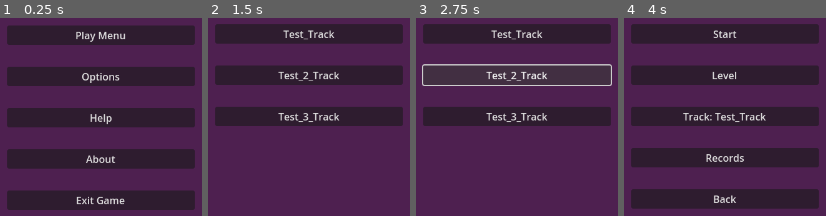
Above: before the commit, frames 1-4 (left to right).
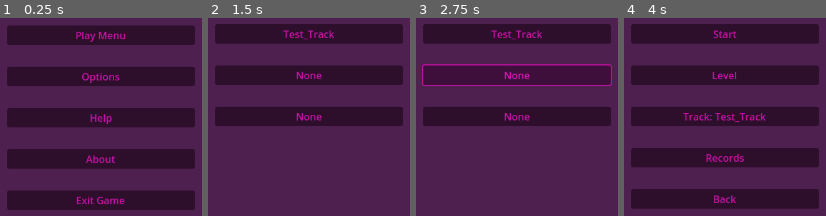
Above: after the commit, the same moments.

Repository: gostok/GDGY-1.0-
Game: Godot game, scene res://all_scenes/menu_scenes/main_menu/main_menu.tscn
Same seed, same stepped clock (60 frames per second), same inputs: the game is played once before the commit and once after it.
Inputs:
- Up to frame 1 (0.25 s): no input
- Up to frame 2 (1.5 s): click "Play Menu" at 0.5 s; click "Track" at 1.25 s
- Up to frame 3 (2.75 s): click "Test_2_Track" (after the commit: "None") at 2 s
- Up to frame 4 (4 s): click "Test_3_Track" (after the commit: "None") at 2.75 s; click "Test_Track" at 3.5 s

The runs differ from the first frame. In frame 1, 2.4% of the frame differs, in the area x 37-63%, y 6-95%; in frame 2, 2.3%; in frame 3, 12%, in the area x 2-98%, y 6-53%; in frame 4, 2.3%.
Error in both runs: Invalid type in function '_show_tracks_for_level' in base 'CanvasLayer (track_menu.gd)'. Cannot convert argument 1 from Nil to String. (res://all_scenes/menu_s…

Commit message:
updated all menu scenes

Diff:
--- a/all_scenes/menu_scenes/main_menu/main_menu.gd
+++ b/all_scenes/menu_scenes/main_menu/main_menu.gd
@@ -7,3 +7,7 @@
 
 func _on_exit_game_bt_pressed() -> void:
 	get_tree().quit()
+
+
+func _on_options_bt_pressed() -> void:
+	get_tree().change_scene_to_file("res://all_scenes/menu_scenes/main_menu/options_menu/options_menu.tscn")
--- a/all_scenes/menu_scenes/main_menu/main_menu.tscn
+++ b/all_scenes/menu_scenes/main_menu/main_menu.tscn
@@ -25,25 +25,32 @@
 alignment = 1
 
 [node name="Play_menu_bt" type="Button" parent="MarginContainer/VBoxContainer"]
+self_modulate = Color(0.898039, 0.0823529, 0.74902, 1)
+texture_filter = 1
 layout_mode = 2
 text = "Play Menu"
 icon_alignment = 1
 
 [node name="Options_bt" type="Button" parent="MarginContainer/VBoxContainer"]
+self_modulate = Color(0.898039, 0.0823529, 0.74902, 1)
 layout_mode = 2
 text = "Options"
 
 [node name="Help_bt" type="Button" parent="MarginContainer/VBoxContainer"]
+self_modulate = Color(0.898039, 0.0823529, 0.74902, 1)
 layout_mode = 2
 text = "Help"
 
 [node name="About_bt" type="Button" parent="MarginContainer/VBoxContainer"]
+self_modulate = Color(0.898039, 0.0823529, 0.74902, 1)
 layout_mode = 2
 text = "About"
 
 [node name="Exit_game_bt" type="Button" parent="MarginContainer/VBoxContainer"]
+self_modulate = Color(0.898039, 0.0823529, 0.74902, 1)
 layout_mode = 2
 text = "Exit Game"
 
 [connection signal="pressed" from="MarginContainer/VBoxContainer/Play_menu_bt" to="." method="_on_play_menu_bt_pressed"]
+[connection signal="pressed" from="MarginContainer/VBoxContainer/Options_bt" to="." method="_on_options_bt_pressed"]
 [connection signal="pressed" from="MarginContainer/VBoxContainer/Exit_game_bt" to="." method="_on_exit_game_bt_pressed"]
--- /dev/null
+++ b/all_scenes/menu_scenes/main_menu/options_menu/options_menu.gd
@@ -0,0 +1,5 @@
+extends CanvasLayer
+
+
+func _on_back_bt_pressed() -> void:
+	get_tree().change_scene_to_file("res://all_scenes/menu_scenes/main_menu/main_menu.tscn")
--- /dev/null
+++ b/all_scenes/menu_scenes/main_menu/options_menu/options_menu.tscn
@@ -0,0 +1,46 @@
+[gd_scene load_steps=2 format=3 uid="uid://eclfvjvgteey"]
+
+[ext_resource type="Script" path="res://all_scenes/menu_scenes/main_menu/options_menu/options_menu.gd" id="1_1p0ty"]
+
+[node name="Options_menu" type="CanvasLayer"]
+script = ExtResource("1_1p0ty")
+
+[node name="MarginContainer" type="MarginContainer" parent="."]
+anchors_preset = 8
+anchor_left = 0.5
+anchor_top = 0.5
+anchor_right = 0.5
+anchor_bottom = 0.5
+offset_left = -150.0
+offset_top = -150.0
+offset_right = 150.0
+offset_bottom = 150.0
+grow_horizontal = 2
+grow_vertical = 2
+
+[node name="VBoxContainer" type="VBoxContainer" parent="MarginContainer"]
+custom_minimum_size = Vector2(300, 300)
+layout_mode = 2
+theme_override_constants/separation = 35
+
+[node name="Label" type="Label" parent="MarginContainer/VBoxContainer"]
+self_modulate = Color(0.313726, 0.2, 0.858824, 1)
+layout_mode = 2
+theme_override_colors/font_shadow_color = Color(0, 0, 0, 1)
+text = "control"
+horizontal_alignment = 1
+
+[node name="Label2" type="Label" parent="MarginContainer/VBoxContainer"]
+self_modulate = Color(0.313726, 0.2, 0.858824, 1)
+layout_mode = 2
+theme_override_colors/font_shadow_color = Color(0, 0, 0, 1)
+text = "   A - run                     <- - tilt to the left
+   D - stop                   -> - tilt to the right
+	"
+
+[node name="back_bt" type="Button" parent="MarginContainer/VBoxContainer"]
+self_modulate = Color(0.898039, 0.0823529, 0.74902, 1)
+layout_mode = 2
+text = "Back"
+
+[connection signal="pressed" from="MarginContainer/VBoxContainer/back_bt" to="." method="_on_back_bt_pressed"]
--- a/all_scenes/menu_scenes/play_menu/play_menu.tscn
+++ b/all_scenes/menu_scenes/play_menu/play_menu.tscn
@@ -24,22 +24,27 @@
 theme_override_constants/separation = 35
 
 [node name="Start_bt" type="Button" parent="MarginContainer/VBoxContainer"]
+self_modulate = Color(0.898039, 0.0823529, 0.74902, 1)
 layout_mode = 2
 text = "Start"
 
 [node name="Level_bt" type="Button" parent="MarginContainer/VBoxContainer"]
+self_modulate = Color(0.898039, 0.0823529, 0.74902, 1)
 layout_mode = 2
 text = "Level"
 
 [node name="Track_bt" type="Button" parent="MarginContainer/VBoxContainer"]
+self_modulate = Color(0.898039, 0.0823529, 0.74902, 1)
 layout_mode = 2
 text = "Track"
 
 [node name="Records_bt" type="Button" parent="MarginContainer/VBoxContainer"]
+self_modulate = Color(0.898039, 0.0823529, 0.74902, 1)
 layout_mode = 2
 text = "Records"
 
 [node name="Back_bt" type="Button" parent="MarginContainer/VBoxContainer"]
+self_modulate = Color(0.898039, 0.0823529, 0.74902, 1)
 layout_mode = 2
 text = "Back"
 
--- a/all_scenes/menu_scenes/play_menu/track_menu/track_menu.tscn
+++ b/all_scenes/menu_scenes/play_menu/track_menu/track_menu.tscn
@@ -24,16 +24,19 @@
 theme_override_constants/separation = 35
 
 [node name="Test_Track" type="Button" parent="mc_light/VBoxContainer"]
+self_modulate = Color(0.898039, 0.0823529, 0.74902, 1)
 layout_mode = 2
 text = "Test_Track"
 
 [node name="Test_2_Track" type="Button" parent="mc_light/VBoxContainer"]
+self_modulate = Color(0.898039, 0.0823529, 0.74902, 1)
 layout_mode = 2
-text = "Test_2_Track"
+text = "None"
 
 [node name="Test_3_Track" type="Button" parent="mc_light/VBoxContainer"]
+self_modulate = Color(0.898039, 0.0823529, 0.74902, 1)
 layout_mode = 2
-text = "Test_3_Track"
+text = "None"
 
 [node name="mc_medium" type="MarginContainer" parent="."]
 visible = false
@@ -54,17 +57,15 @@
 layout_mode = 2
 theme_override_constants/separation = 35
 
-[node name="Start_bt" type="Button" parent="mc_medium/VBoxContainer"]
+[node name="Track1" type="Button" parent="mc_medium/VBoxContainer"]
+self_modulate = Color(0.898039, 0.0823529, 0.74902, 1)
 layout_mode = 2
-text = "Start"
+text = "None"
 
-[node name="Track_bt" type="Button" parent="mc_medium/VBoxContainer"]
+[node name="Track2" type="Button" parent="mc_medium/VBoxContainer"]
+self_modulate = Color(0.898039, 0.0823529, 0.74902, 1)
 layout_mode = 2
-text = "Track"
-
-[node name="Records_bt" type="Button" parent="mc_medium/VBoxContainer"]
-layout_mode = 2
-text = "Records"
+text = "None"
 
 [node name="mc_heavy" type="MarginContainer" parent="."]
 visible = false
@@ -85,16 +86,14 @@
 layout_mode = 2
 theme_override_constants/separation = 35
 
-[node name="Start_bt" type="Button" parent="mc_heavy/VBoxContainer"]
+[node name="Track1" type="Button" parent="mc_heavy/VBoxContainer"]
+self_modulate = Color(0.898039, 0.0823529, 0.74902, 1)
 layout_mode = 2
-text = "Start"
+text = "None"
 
-[node name="Track_bt" type="Button" parent="mc_heavy/VBoxContainer"]
+[node name="Track2" type="Button" parent="mc_heavy/VBoxContainer"]
+self_modulate = Color(0.898039, 0.0823529, 0.74902, 1)
 layout_mode = 2
-text = "Track"
-
-[node name="Records_bt" type="Button" parent="mc_heavy/VBoxContainer"]
-layout_mode = 2
-text = "Records"
+text = "None"
 
 [connection signal="pressed" from="mc_light/VBoxContainer/Test_Track" to="." method="_on_test_track_pressed"]
